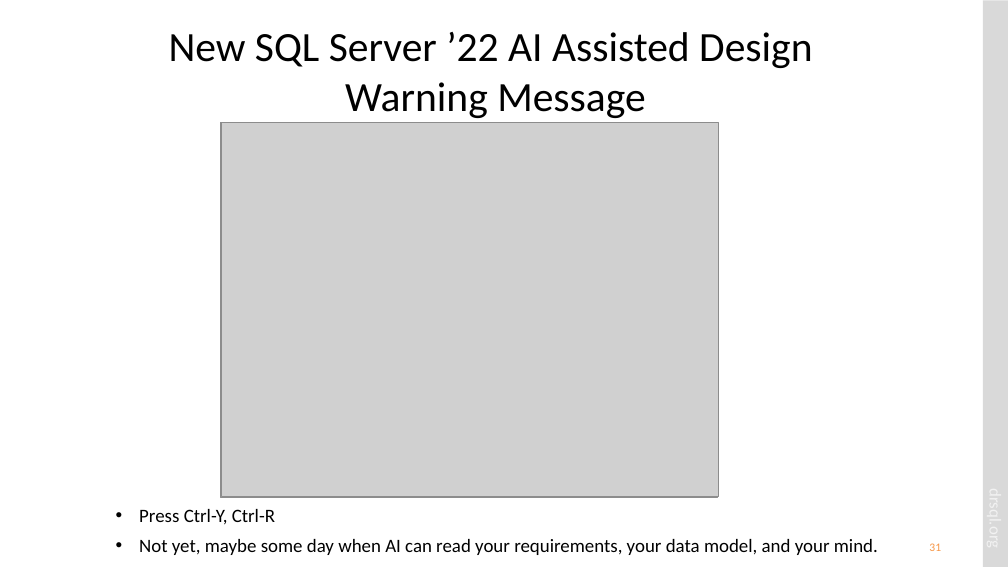
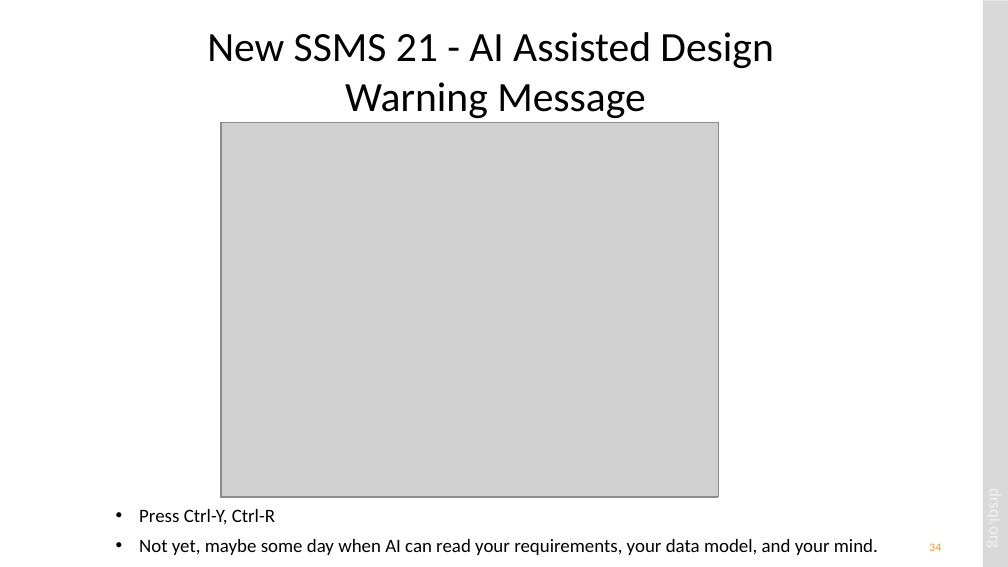
Before and after one commit to drsqlgithub/Presentation-Downloads, a slide deck: slide 34 of Relational Database Design/Relational Database Design.pptx (slide 31 before the commit). Drawn at 1008x567 pixels with LibreOffice and Linux fonts; fonts in the diff are those of the drawing; grey boxes stand for pictures. Boxes give left, top, right and bottom in pixels: in the first picture for what was removed or moved away, otherwise in the second. Text is boxed around its words. In the diff, an @@ line names an element or a change of style, - is before the commit and + after.

Commit message:
New version of Relational Database Design session

```diff
--- a/Relational Database Design/Relational Database Design.pptx
+++ b/Relational Database Design/Relational Database Design.pptx
@@ title at box(207, 32, 773, 118): text changed @@
-New SQL Server ’22 AI Assisted Design
-Warning Message
+New SSMS 21 - AI Assisted Design
+Warning Message
@@ page number at box(929, 543, 941, 551): text changed @@
-31
+34
```
Also in this commit, not shown: 19 other slides changed, 4 slides added, 1 slide removed.
